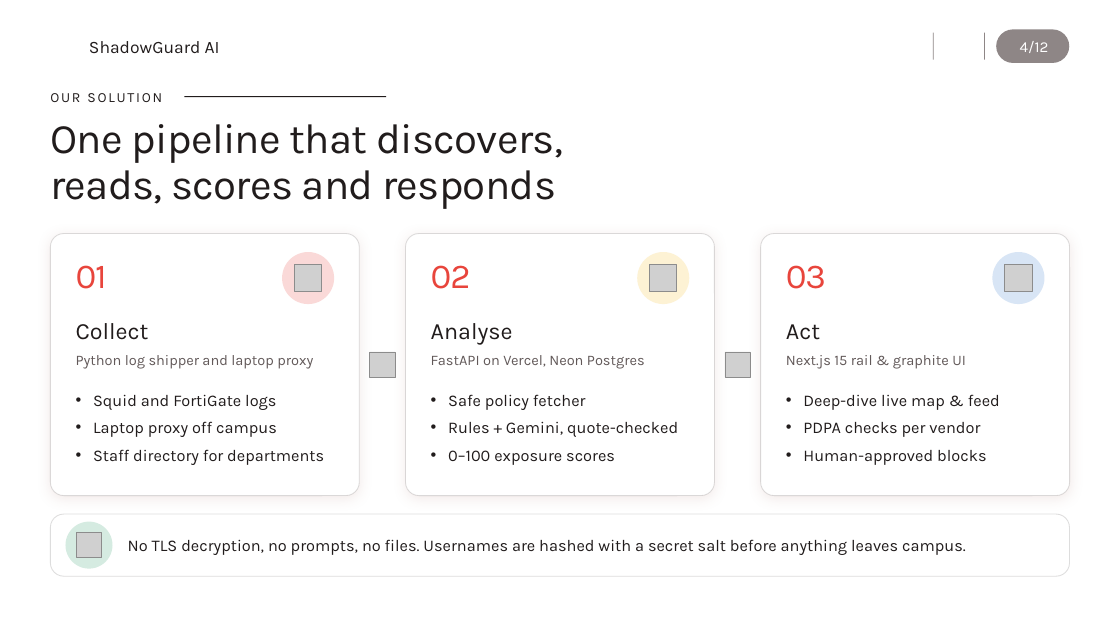
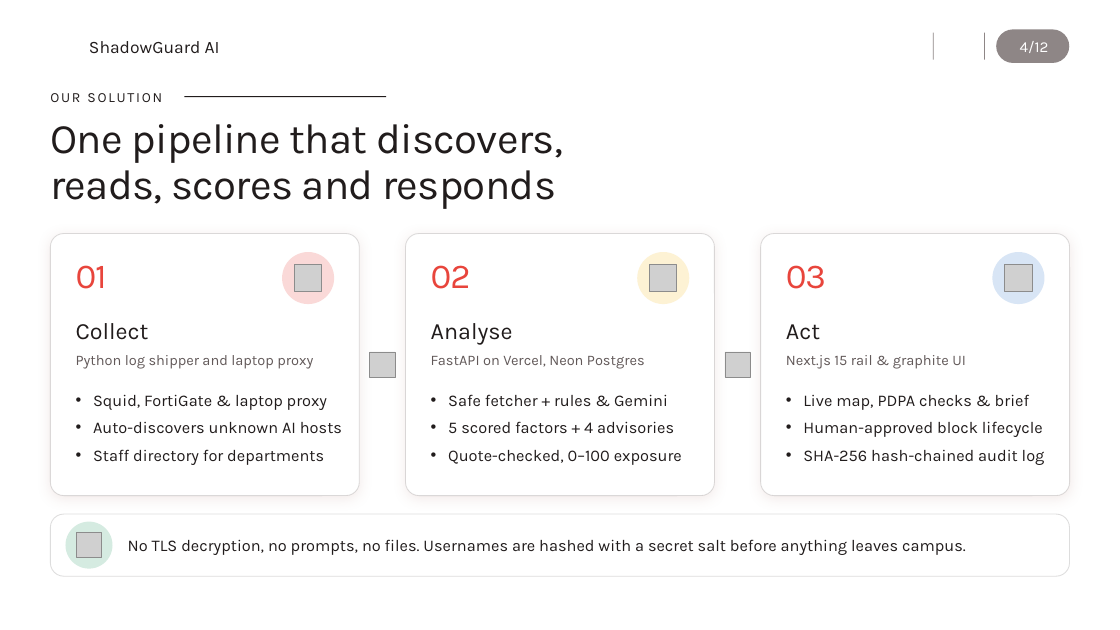
Before and after one commit to B0mb0cl4t5/shadowguard-ai, a slide deck: slide 4 of docs/ShadowGuard_Overview.pptx. Drawn at 1120x630 pixels with LibreOffice and Linux fonts; fonts in the diff are those of the drawing; grey boxes stand for pictures; background and template pictures are left out. Boxes give left, top, right and bottom in pixels: in the first picture for what was removed or moved away, otherwise in the second. Text is boxed around its words. In the diff, an @@ line names an element or a change of style, - is before the commit and + after.

```diff
--- a/docs/ShadowGuard_Overview.pptx
+++ b/docs/ShadowGuard_Overview.pptx
@@ text at (93, 395, 342, 433): text changed @@
-• Squid and FortiGate logs
-• Laptop proxy off campus
+• Squid, FortiGate & laptop proxy
+• Auto-discovers unknown AI hosts
@@ text at (448, 394, 682, 465): text changed @@
-• Safe policy fetcher
-• Rules + Gemini, quote-checked
-• 0–100 exposure scores
+• Safe fetcher + rules & Gemini
+• 5 scored factors + 4 advisories
+• Quote-checked, 0–100 exposure
@@ text at (803, 394, 1045, 465): text changed @@
-• Deep-dive live map & feed
-• PDPA checks per vendor
-• Human-approved blocks
+• Live map, PDPA checks & brief
+• Human-approved block lifecycle
+• SHA-256 hash-chained audit log
```
Also in this commit, not shown: 6 other slides changed, 8 other files.
